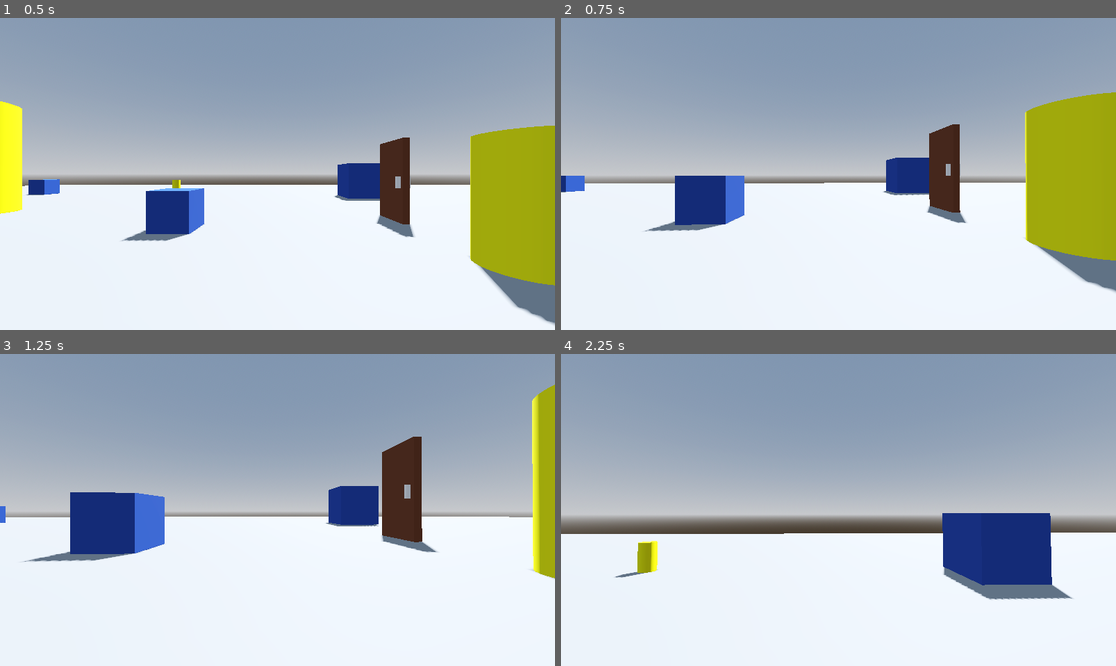
Above: before the commit, frames 1-4 (two rows, left to right).
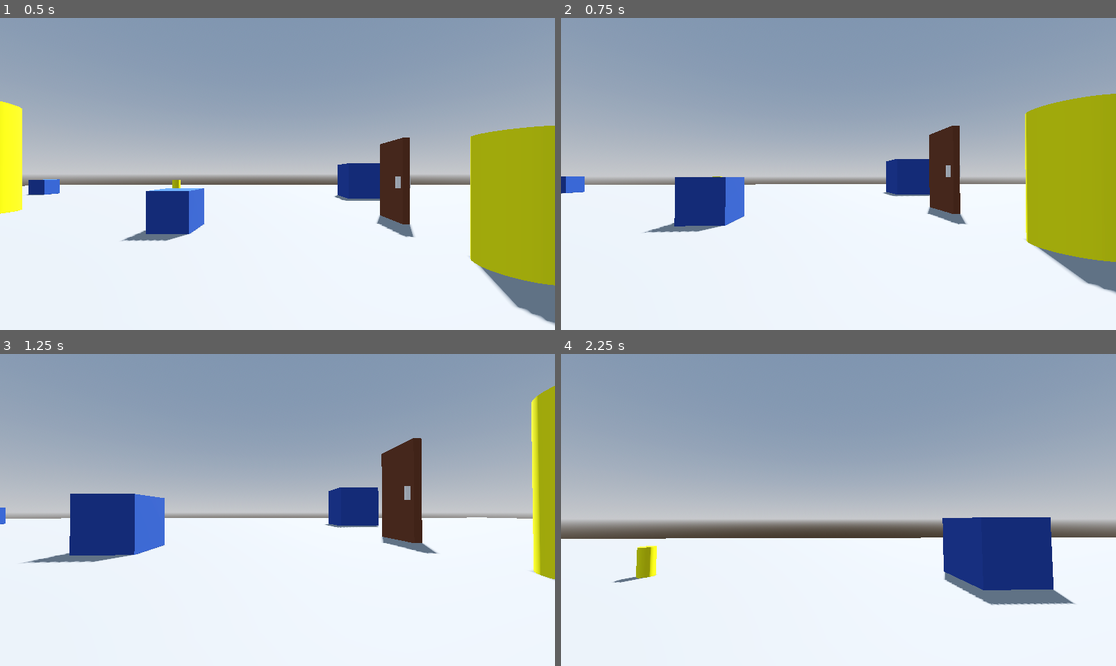
Above: after the commit, the same moments.

Repository: mellandm1350/Look-To-The-Sky
Game: Godot game, scene res://Scenes/main.tscn
The game is run twice, just before and just after one commit, with the same random seed, the same clock (stepped at 60 frames per second) and the same inputs.
Inputs (mouse positions are in pixels of both pictures, inside the frame that each line leads up to):
- Up to frame 1 (0.5 s): no input
- Up to frame 2 (0.75 s): move the mouse to (866, 174) at 0.52 s; hold W (move_forward) from 0.53 s (still down); hold Ctrl (crouch) from 0.53 s (still down)
- Up to frame 3 (1.25 s): keep holding W (move_forward); keep holding Ctrl (crouch); tap Space (jump) at 0.77 s
- Up to frame 4 (2.25 s): keep holding W (move_forward); move the mouse to (810, 510) at 1.27 s; release Ctrl (crouch) at 1.28 s; tap E (interact) at 1.35 s; tap Space (jump) at 1.52 s; move the mouse to (849, 503) at 2.02 s; hold Ctrl (crouch) from 2.03 s (still down)

Frame 1 is identical in both runs. In frame 2, 1.0% of the frame differs, in the area x 0-100%, y 23-89%; in frame 3, 0.9%; in frame 4, 5.8%, in the area x 0-100%, y 51-81%.

Commit message:
Update Player.gd
Moved items from Camera.gd into player

Diff:
--- a/Scripts/Player.gd
+++ b/Scripts/Player.gd
@@ -1,15 +1,24 @@
 extends CharacterBody3D
 
 const JUMP_VELOCITY = 4.5
+const SENSITIVITY = 0.001
 
 # Get the gravity from the project settings to be synced with RigidBody nodes.
 var gravity = ProjectSettings.get_setting("physics/3d/default_gravity")
 var speed = 5.0
 
+@onready var camera = $Pivot/Camera3D
+
+func _ready():
+	#Have mouse cursor part of the game window
+	Input.set_mouse_mode(Input.MOUSE_MODE_CAPTURED)
+
 func _input(event):
 	#Rotate player model when mouse is moved left or right
 	if event is InputEventMouseMotion:
-		rotate(Vector3.UP, -event.relative.x * 0.001)
+		rotate_y(-event.relative.x * SENSITIVITY)
+		camera.rotate_x(-event.relative.y * SENSITIVITY)
+		camera.rotation.x = clamp(camera.rotation.x, -1, 1)
 
 func _physics_process(delta):
 	#print("Speed is: ", speed)
